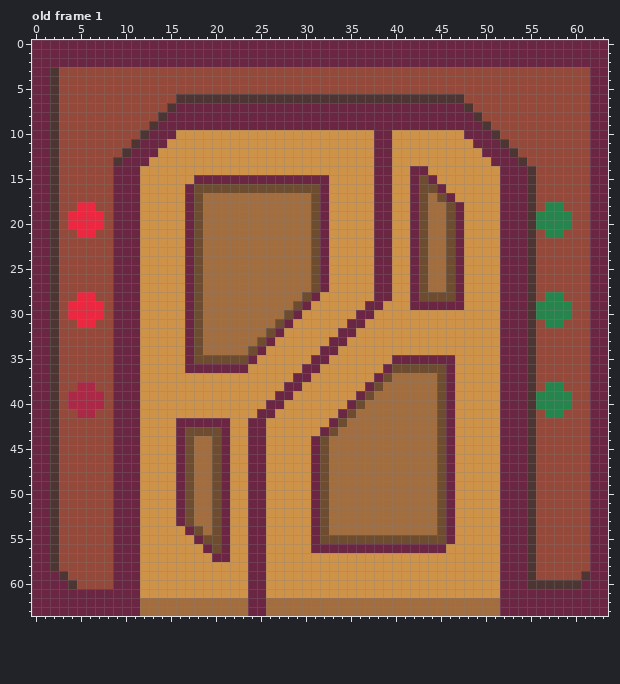
Two states of a pixel-art file, Door/Warehouse Door/WarehouseDoor.aseprite. Above, as it was before the edit.
64x64 pixels, 14 frames. Shown: old frame 1. The commit also changed other frames, which this record leaves out.
The same view after the edit:
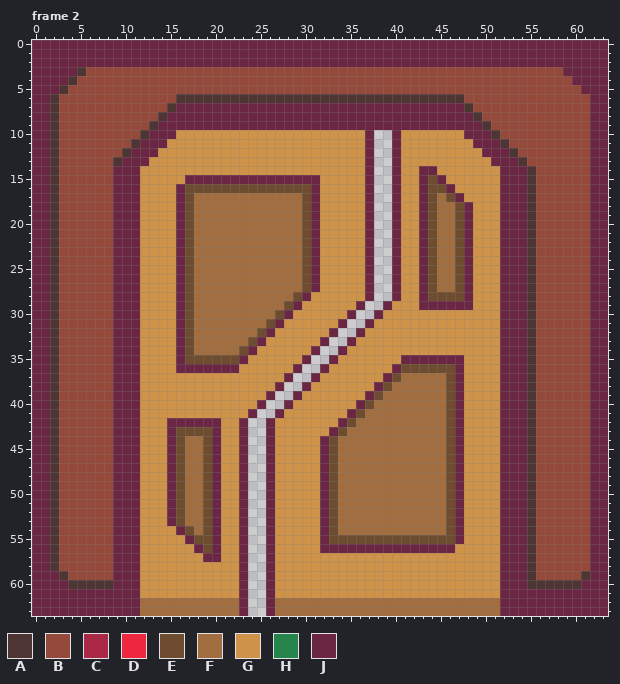
Palette (. is transparent): A #4d3533  B #94493a  C #ac2847  D #ec273f  E #6e4c30  F #a26d3f  G #ce9248  H #26854c  J #6b2643
A new or re-ordered frame is compared with the old frame closest to it.
Diff:
layer "Old" now hidden
layer "Door" added
layer "Base" added
layer "Layer" removed
frames re-ordered
Changed rows in their new state; - is an unchanged pixel.
Frame 2 against old frame 1:
first column x 2:
 3 JJJA-----------------------------------------------------JJJ
 4 JJA-------------------------------------------------------JJ
 5 JA---------------------------------------------------------J
first column x 4:
10 ---------------------------------J..J-------------------
11 ---------------------------------J..J-------------------
12 ---------------------------------J..J-------------------
13 ---------------------------------J..J-------------------
14 ---------------------------------J..J-G-J---------------
15 -------------J--------------G----J..J-GJEJ--------------
16 ------------JE-------------JG----J..J-GJ-EJ-------------
17 ------------JEF-----------EJG----J..J-GJEFEJ------------
18 -BB---------JEF-----------EJG----J..J-GJE-FEJ--------BB-
19 BBBB--------JEF-----------EJG----J..J-GJE-FEJ-------BBBB
20 BBBB--------JEF-----------EJG----J..J-GJE-FEJ-------BBBB
21 -BB---------JEF-----------EJG----J..J-GJE-FEJ--------BB-
22 ------------JEF-----------EJG----J..J-GJE-FEJ-----------
23 ------------JEF-----------EJG----J..J-GJE-FEJ-----------
24 ------------JEF-----------EJG----J..J-GJE-FEJ-----------
25 ------------JEF-----------EJG----J..J-GJE-FEJ-----------
26 ------------JEF-----------EJG----J..J-GJE-FEJ-----------
27 ------------JEF-----------EJG----J..J-GJE-FEJ-----------
28 -BB---------JEF----------EJG-----J..J-GJ---EJ--------BB-
29 BBBB--------JEF---------EJG-----J..J--G-----J-------BBBB
30 BBBB--------JEF--------EJG-----J..J-----------------BBBB
31 -BB---------JEF-------EJG-----J..J-------------------BB-
32 ------------JEF------EJG-----J..J-----------------------
33 ------------JEF-----EJG-----J..J------------------------
34 ------------JEF----EJG-----J..J-------------------------
35 ------------JE-----JG-----J..J------G------J------------
36 ------------J------G-----J..J------GJ-----EJ------------
37 ------------------------J..J------GJE----FEJ------------
38 -BB--------------------J..J------GJE-----FEJ---------BB-
39 BBBB------------------J..J------GJE------FEJ--------BBBB
40 BBBB-----------------J..J------GJE-------FEJ--------BBBB
41 -BB-----------------J..J------GJE--------FEJ---------BB-
42 -----------J-----G-J..J------GJE---------FEJ------------
43 -----------JE---JG-J..J-----GJE----------FEJ------------
44 -----------JEF-EJG-J..J----GJE-----------FEJ------------
45 -----------JEF-EJG-J..J----GJE-----------FEJ------------
46 -----------JEF-EJG-J..J----GJE-----------FEJ------------
47 -----------JEF-EJG-J..J----GJE-----------FEJ------------
48 -----------JEF-EJG-J..J----GJE-----------FEJ------------
49 -----------JEF-EJG-J..J----GJE-----------FEJ------------
50 -----------JEF-EJG-J..J----GJE-----------FEJ------------
51 -----------JEF-EJG-J..J----GJE-----------FEJ------------
52 -----------JEF-EJG-J..J----GJE-----------FEJ------------
53 -----------JEF-EJG-J..J----GJE-----------FEJ------------
54 ------------JEFEJG-J..J----GJE-----------FEJ------------
55 -------------JE-JG-J..J----GJ-------------EJ------------
56 --------------JEJG-J..J----G--------------J-------------
57 ---------------J-G-J..J---------------------------------
58 -------------------J..J---------------------------------
59 -------------------J..J---------------------------------
60 -AAAA--------------J..J---------------------------------
61 -------------------J..J---------------------------------
62 -------------------J..J---------------------------------
63 -------------------J..J---------------------------------
